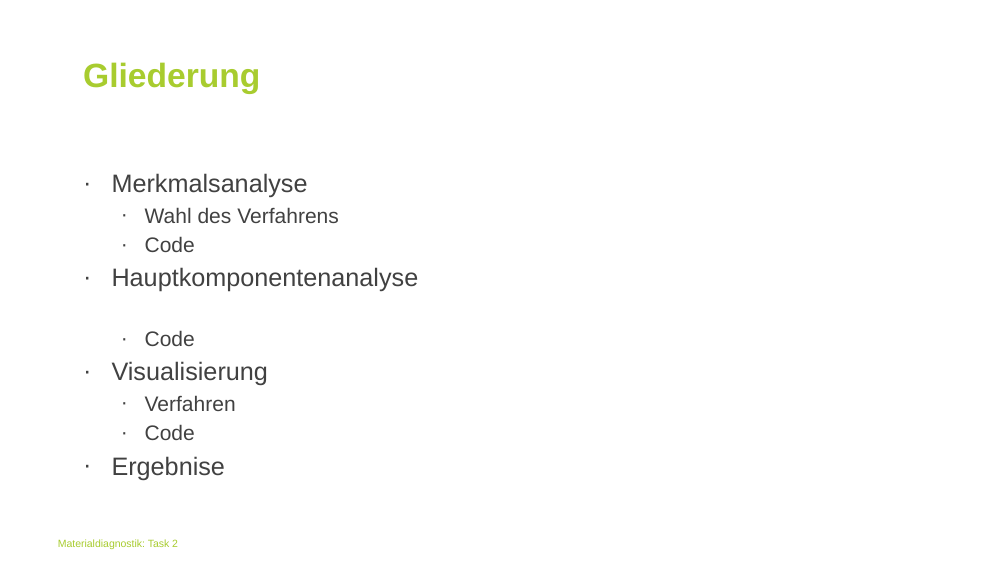
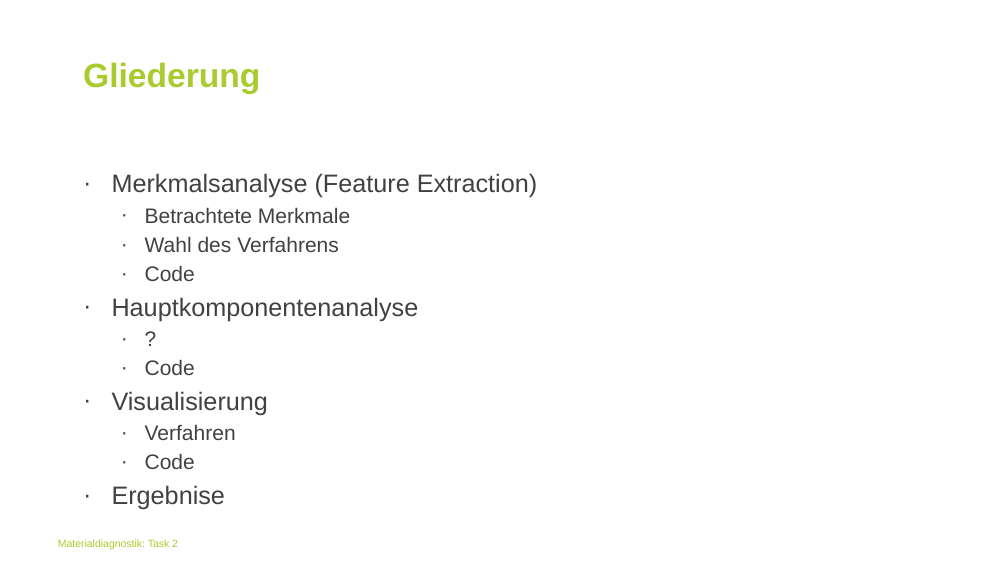
Before and after one commit to BGielczynski/AI_diagnostics, a slide deck: slide 2 of Task_2/Task2Powerpoint.pptx. Drawn at 1008x567 pixels with LibreOffice and Linux fonts; fonts in the diff are those of the drawing; background and template pictures are left out. Boxes give left, top, right and bottom in pixels: in the first picture for what was removed or moved away, otherwise in the second. Text is boxed around its words. In the diff, an @@ line names an element or a change of style, - is before the commit and + after.

Commit message:
updated Powerpoint with "merkmale"

```diff
--- a/Task_2/Task2Powerpoint.pptx
+++ b/Task_2/Task2Powerpoint.pptx
@@ text at (x1=112, y1=173, x2=537, y2=510): paragraph added @@
+  · ?
@@ text at (x1=112, y1=173, x2=537, y2=223): text changed @@
-· Merkmalsanalyse
+· Merkmalsanalyse (Feature Extraction)
+  · Betrachtete Merkmale
```
Also in this commit, not shown: 1 other slide changed, 1 slide added, 1 other file.
